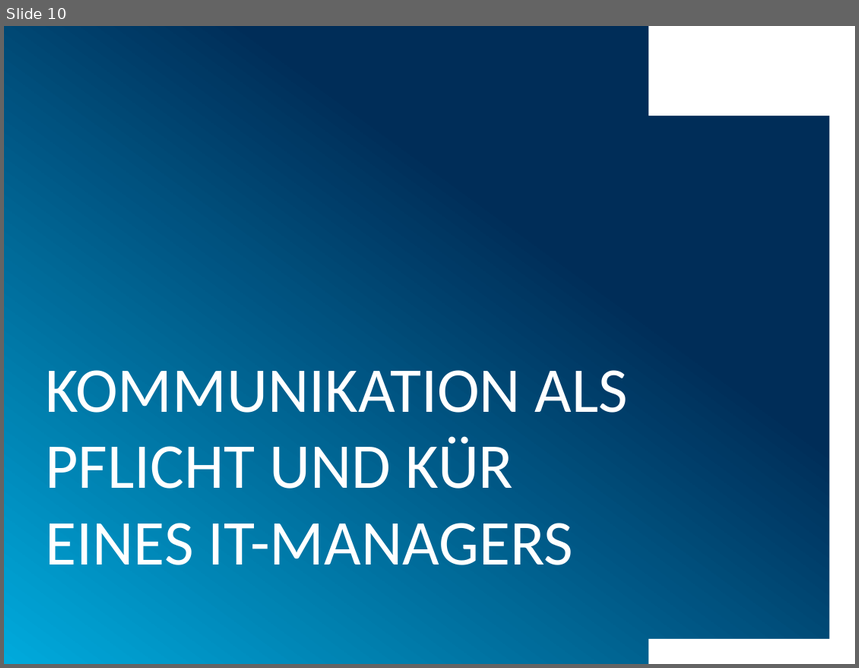
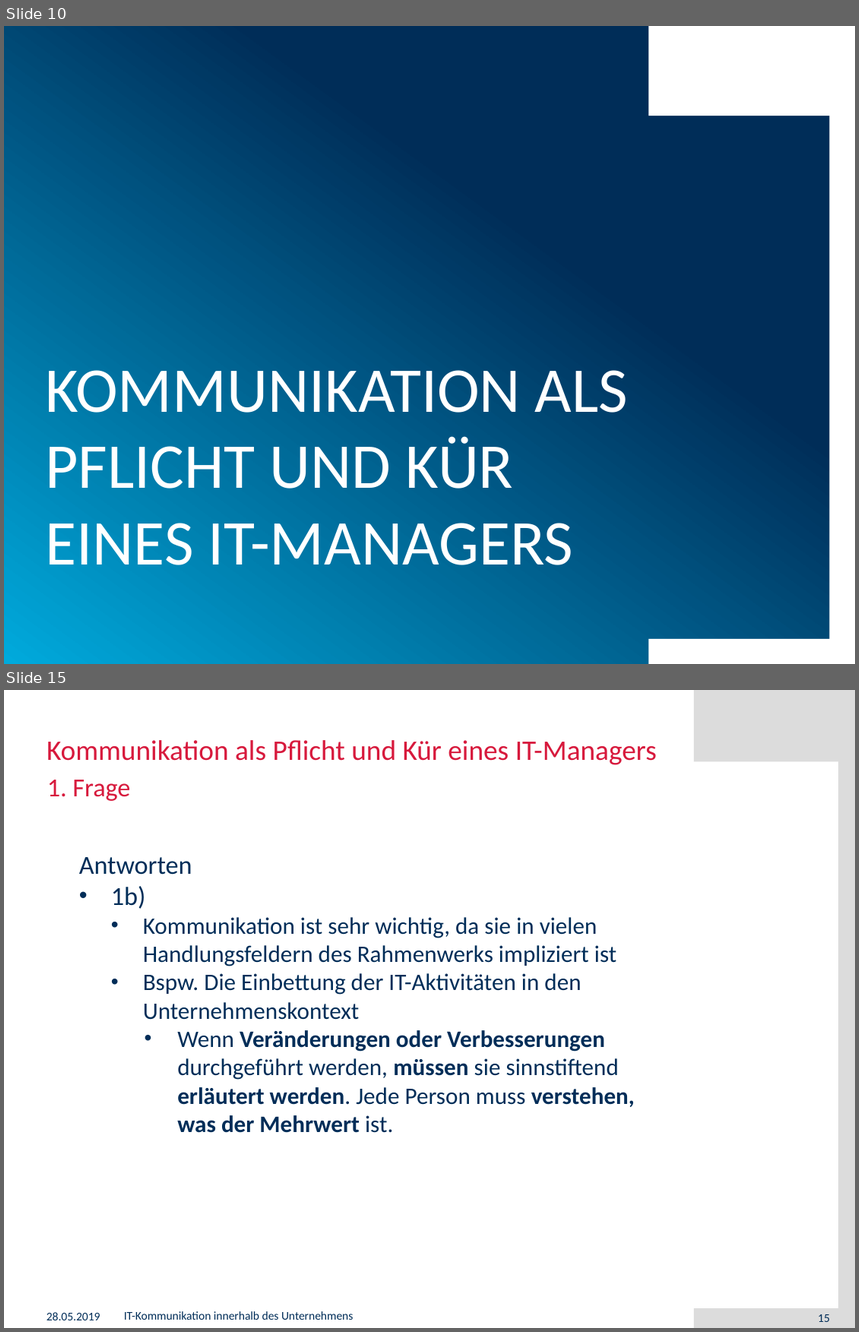
Before and after one commit to muensto/itm_vortrag_1233, a slide deck: 20190528.pptx. Shown one above the other, each under a label of ours: slide 10 before the commit, slides 10 and 15 after it; the slides between them are not shown. The pictures are 859x668 and 859x1332 pixels, drawn with LibreOffice and Linux fonts; fonts in the diff are those of the drawing; background and template pictures are left out. Boxes give left, top, right and bottom in pixels: in the first picture for what was removed or moved away, otherwise in the second. Text is boxed around its words. In the diff, an @@ line names an element or a change of style, - is before the commit and + after.

```diff
--- a/20190528.pptx
+++ b/20190528.pptx
@@ slide 15 added at (4,690,855,1328), background #FFFFFF @@
@@ rectangle added at (694,690,855,761), fill #DCDCDC @@
@@ rectangle added at (839,690,855,1323), fill #DCDCDC @@
@@ title added at (47,740,657,765), 24 pt, text #D7193C @@
+Kommunikation als Pflicht und Kür eines IT-Managers
@@ text added at (47,780,130,801), 22 pt, text #D7193C @@
+1. Frage
@@ text added at (79,857,635,1133), 20 pt, text #002D58 @@
+Antworten
+• 1b)
+  • Kommunikation ist sehr wichtig, da sie in vielen Handlungsfeldern des Rahmenwerks impliziert ist
+  • Bspw. Die Einbettung der IT-Aktivitäten in den Unternehmenskontext
+    • Wenn Veränderungen oder Verbesserungen durchgeführt werden, müssen sie sinnstiftend erläutert werden. Jede Person muss verstehen, was der Mehrwert ist.
@@ text added at (47,1312,101,1321), 10 pt, text #002D58 @@
+28.05.2019
@@ text added at (124,1312,353,1320), 10 pt, text #002D58 @@
+IT-Kommunikation innerhalb des Unternehmens
@@ rectangle added at (694,1309,855,1328), fill #DCDCDC @@
@@ page number added at (818,1315,830,1322), 10 pt, text #002D58 @@
+15
```
Also in this commit, not shown: 2 slides changed, 12 other slides added.
